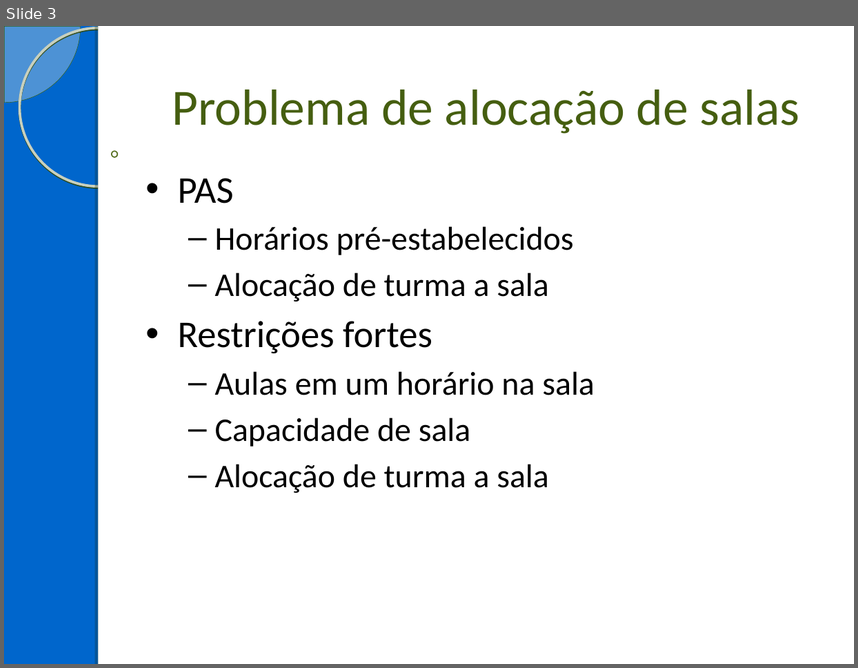
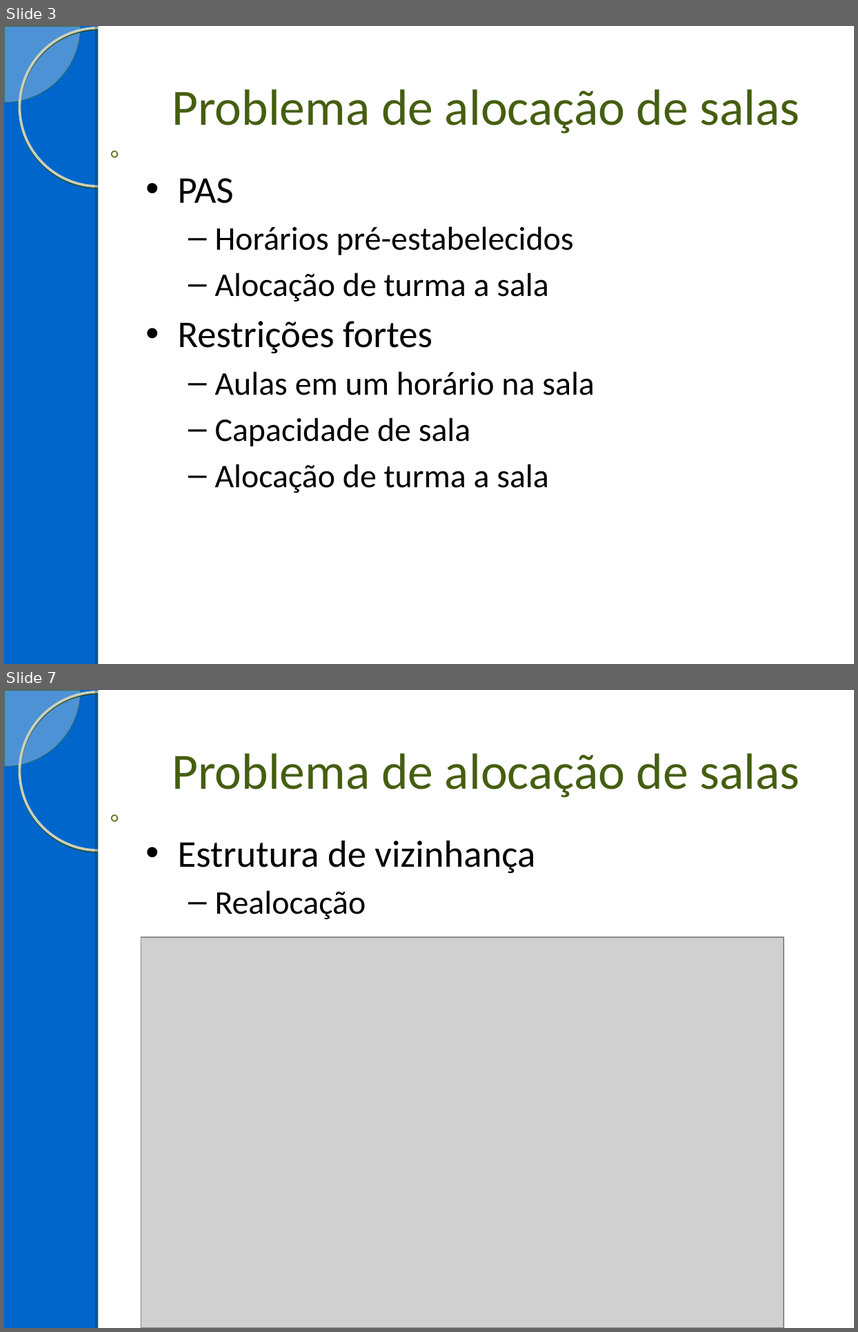
Before and after one commit to Hanniere/projeto-final-ipo, a slide deck: Apresentação/Apresentação.ppt. Shown one above the other, each under a label of ours: slide 3 before the commit, slides 3 and 7 after it; the slides between them are not shown. The pictures are 858x668 and 858x1332 pixels, drawn with LibreOffice and Linux fonts; fonts in the diff are those of the drawing; grey boxes stand for pictures; background and template pictures are left out. Boxes give left, top, right and bottom in pixels: in the first picture for what was removed or moved away, otherwise in the second. Text is boxed around its words. In the diff, an @@ line names an element or a change of style, - is before the commit and + after.

```diff
--- a/Apresentação/Apresentação.ppt
+++ b/Apresentação/Apresentação.ppt
@@ slide 7 added at [4,690,854,1328], background #0066CC; not listed: 5 template elements that a slide beside it also shows @@
@@ title added at [172,753,800,798], 43 pt, text #455E10 @@
+Problema de alocação de salas
@@ text added at [178,840,535,919], 32 pt, text #000000 @@
+• Estrutura de vizinhança
+  – Realocação
@@ picture added at [141,938,784,1328] @@
```
Also in this commit, not shown: 1 slide changed, 3 other slides added, 1 slide removed, 1 other file.
